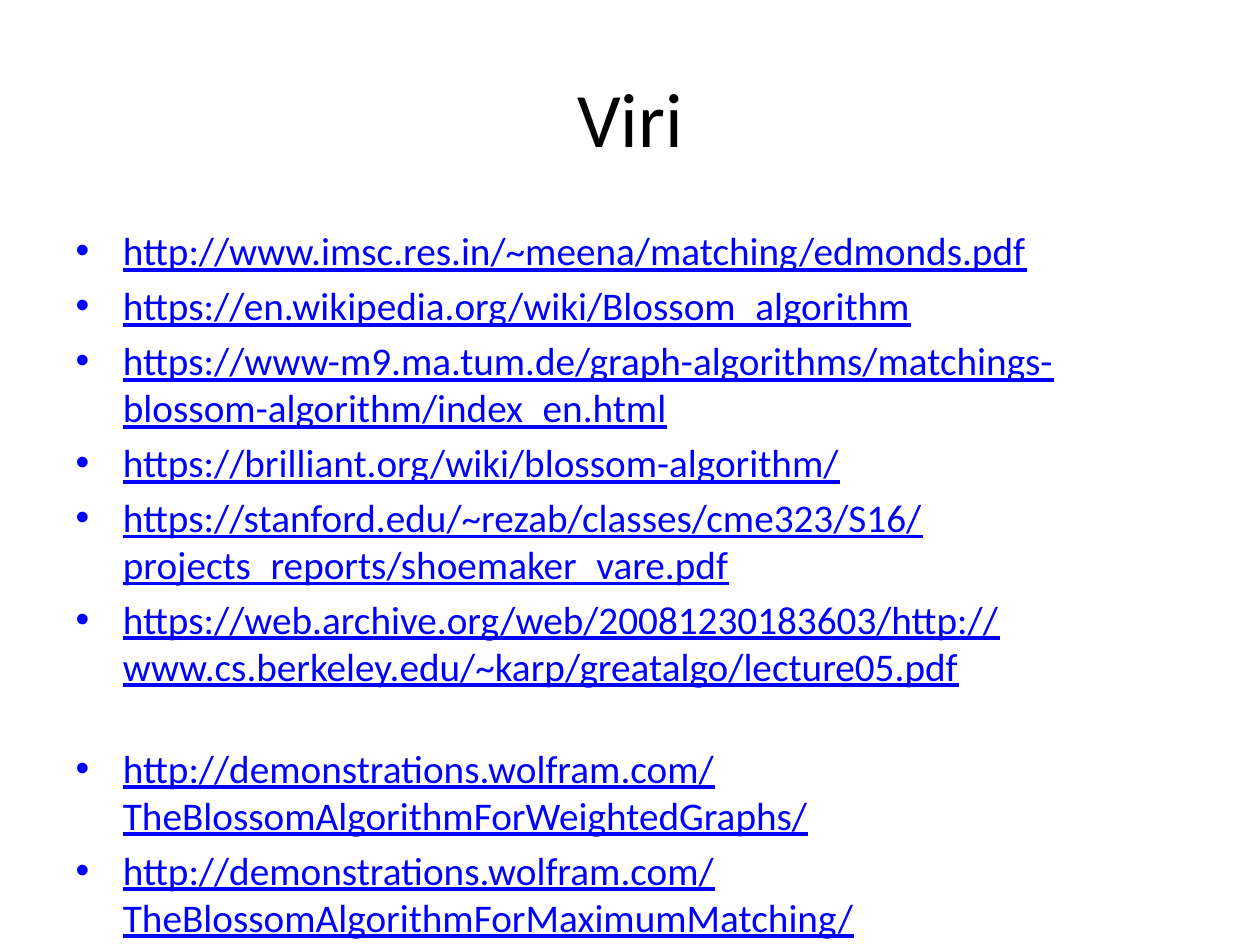
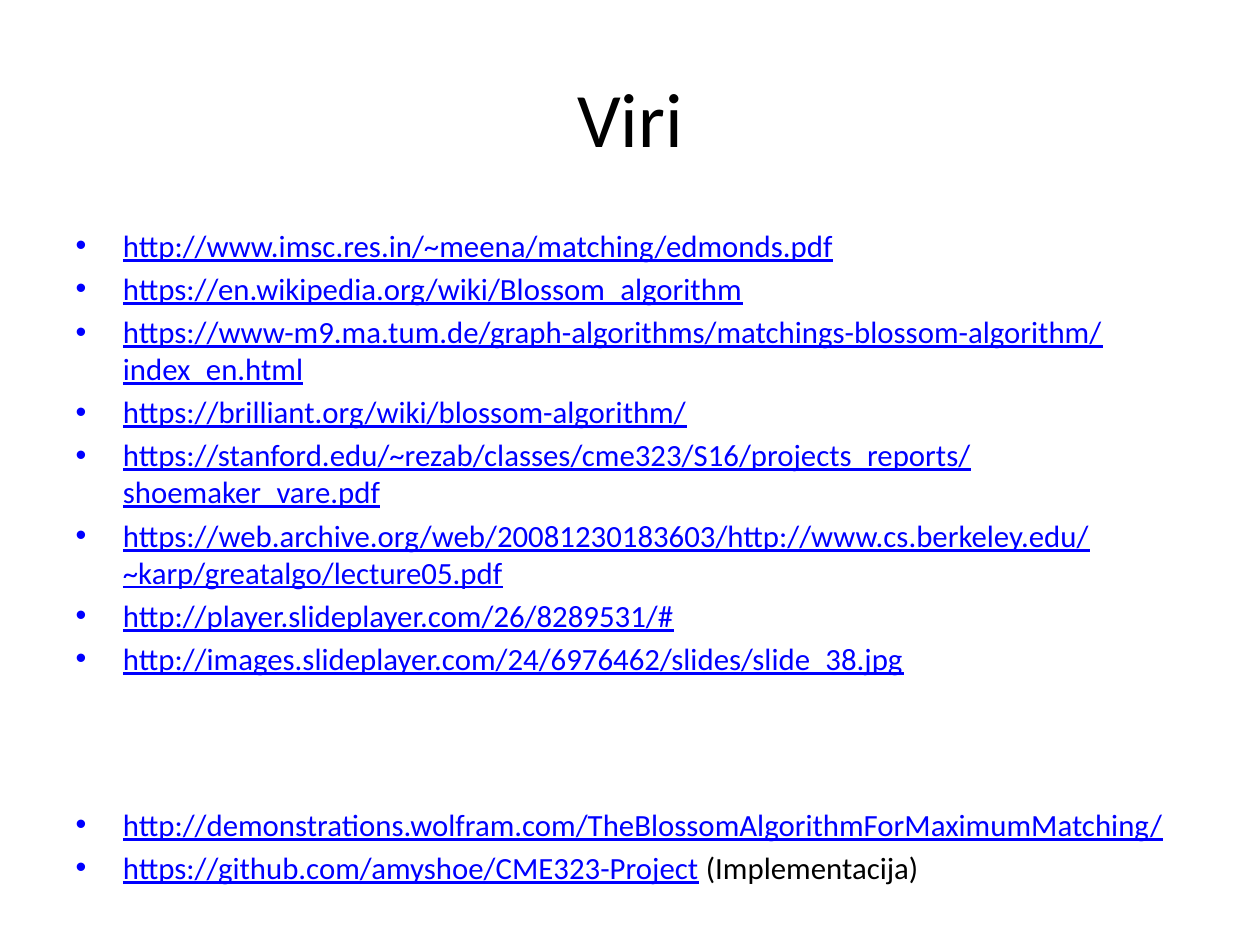
Before and after one commit to ZigaMr/BlossomAlgoritem, a slide deck: slide 26 of Blossomov algoritem.pptx (slide 22 before the commit). Drawn at 1260x945 pixels with LibreOffice and Linux fonts; fonts in the diff are those of the drawing. Boxes give left, top, right and bottom in pixels: in the first picture for what was removed or moved away, otherwise in the second. Text is boxed around its words. In the diff, an @@ line names an element or a change of style, - is before the commit and + after.

```diff
--- a/Blossomov algoritem.pptx
+++ b/Blossomov algoritem.pptx
@@ text at (123,235,1162,842): size 22.4 to 17.6 pt in "http://www.imsc.res.in/~meena/matching/edmonds.pdf", "https://en.wikipedia.org/wiki/Blossom_algorithm", "https://www-m9.ma.tum.de/graph-algorithms/matchings-blossom- ...", "https://brilliant.org/wiki/blossom-algorithm/" and 3 more places @@
@@ text at (123,605,903,676): text changed; size 22.4 to 17.6 pt @@
-• http://demonstrations.wolfram.com/TheBlossomAlgorithmForWeightedGraphs/
+• http://player.slideplayer.com/26/8289531/#
+• http://images.slideplayer.com/24/6976462/slides/slide_38.jpg
@@ text at (123,856,918,885): paragraph added @@
+• https://github.com/amyshoe/CME323-Project (Implementacija)
```
Also in this commit, not shown: 1 other slide changed, 4 slides added.
